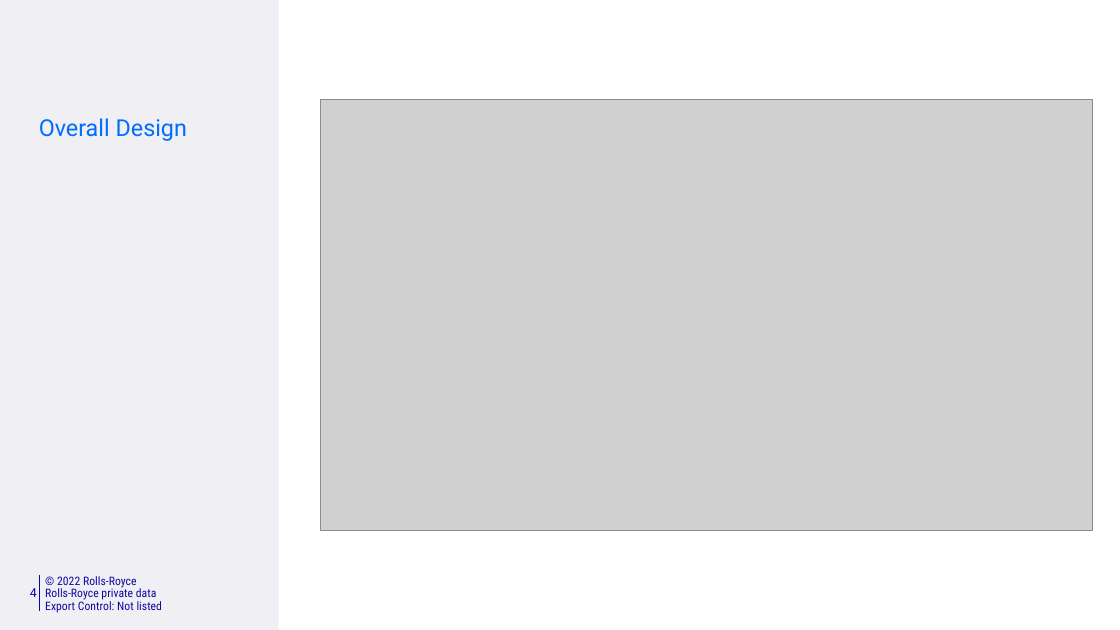
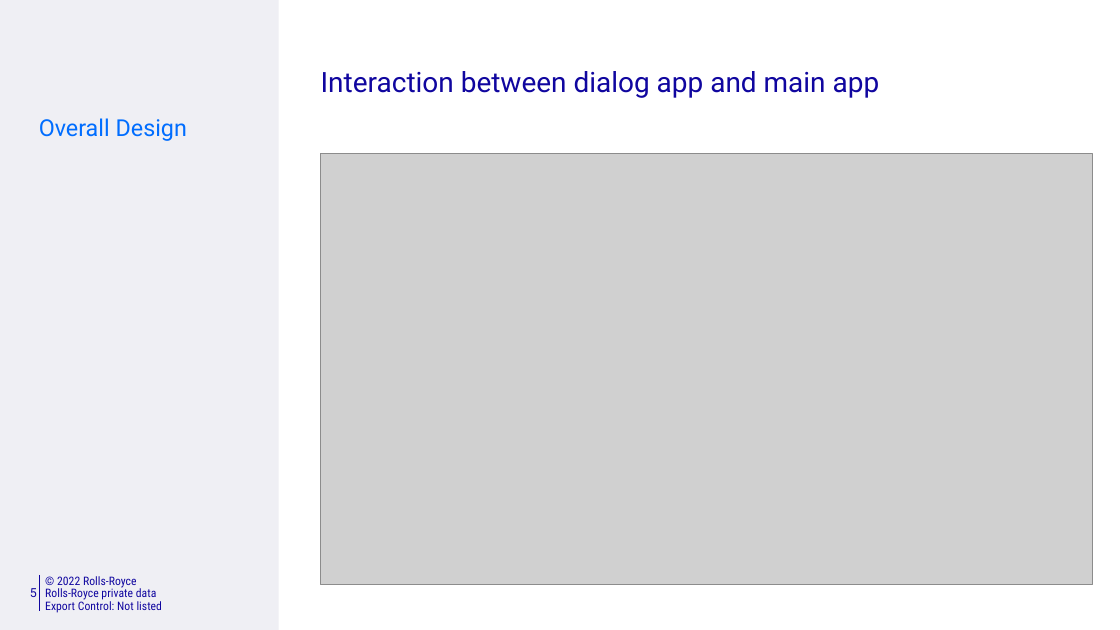
Before and after one commit to killingbear999/IPSOMEDT_Marine, a slide deck: slide 5 of notes/IPSOMEDT Marine_MATLAB discussion.pptx (slide 4 before the commit). Drawn at 1120x630 pixels with LibreOffice and Linux fonts; fonts in the diff are those of the drawing; grey boxes stand for pictures; background and template pictures are left out. Boxes give left, top, right and bottom in pixels: in the first picture for what was removed or moved away, otherwise in the second. Text is boxed around its words. In the diff, an @@ line names an element or a change of style, - is before the commit and + after.

```diff
--- a/notes/IPSOMEDT Marine_MATLAB discussion.pptx
+++ b/notes/IPSOMEDT Marine_MATLAB discussion.pptx
@@ title added at bbox=[321, 71, 880, 98], 18 pt, text #10069F @@
+Interaction between dialog app and main app
@@ picture: place and size @@
-picture at bbox=[320, 100, 1092, 531]
+picture at bbox=[320, 153, 1092, 585]
@@ page number at bbox=[30, 588, 37, 597]: text changed @@
-4
+5
```
Also in this commit, not shown: 8 other slides changed, 2 slides added, 1 other file.
